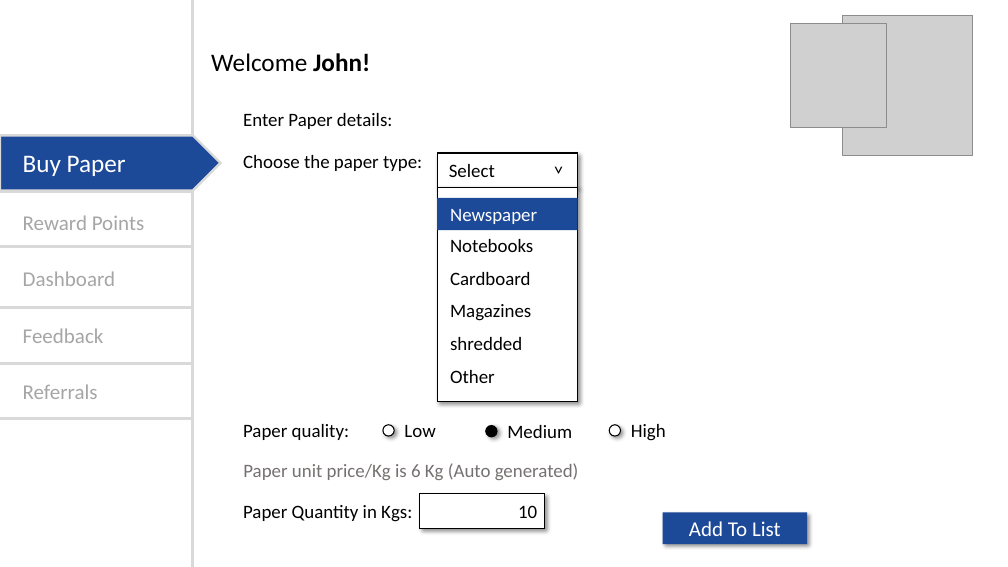
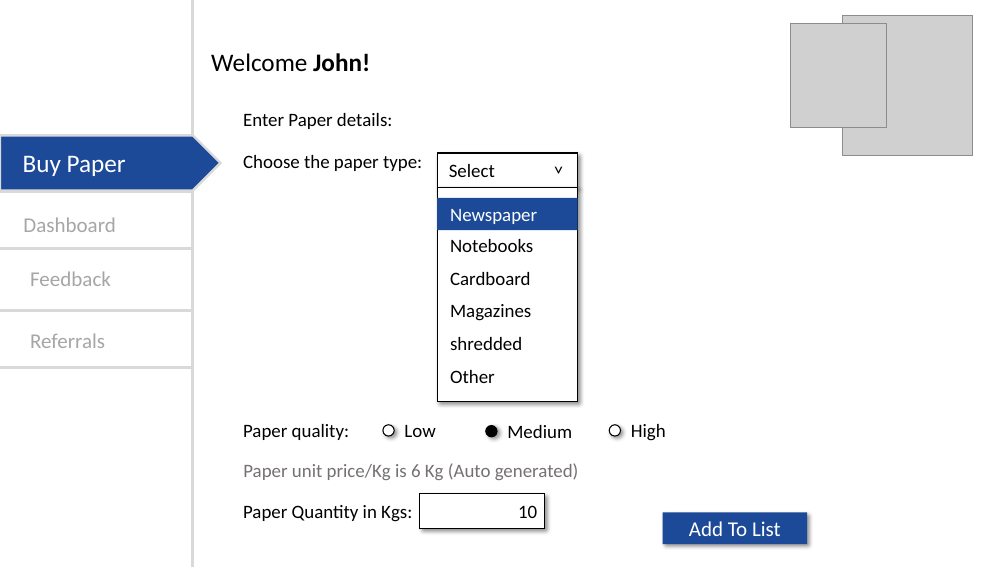
Before and after one commit to Rahul29111993/SATVA, a slide deck: slide 5 of Angular/assets/Satva-BuyPaper.pptx. Drawn at 1008x567 pixels with LibreOffice and Linux fonts; fonts in the diff are those of the drawing; grey boxes stand for pictures. Boxes give left, top, right and bottom in pixels: in the first picture for what was removed or moved away, otherwise in the second. Text is boxed around its words. In the diff, an @@ line names an element or a change of style, - is before the commit and + after.

```diff
--- a/Angular/assets/Satva-BuyPaper.pptx
+++ b/Angular/assets/Satva-BuyPaper.pptx
@@ text "Dashboard": place and size @@
-text "Dashboard" at box(23, 271, 116, 286)
+text "Dashboard" at box(23, 217, 116, 232)
@@ text removed at box(23, 215, 144, 230) @@
-Reward Points
@@ line moved from (0, 308) - (193, 308) to (0, 249) - (193, 249) @@
@@ line removed from (0, 247) to (193, 247) @@
@@ text "Feedback": place and size @@
-text "Feedback" at box(23, 328, 104, 343)
+text "Feedback" at box(30, 271, 111, 286)
@@ line moved from (0, 364) - (193, 364) to (0, 311) - (191, 311) @@
@@ text "Referrals": place and size @@
-text "Referrals" at box(23, 384, 98, 399)
+text "Referrals" at box(30, 333, 105, 348)
@@ line moved from (0, 418) - (193, 418) to (0, 368) - (193, 368) @@
```
Also in this commit, not shown: 8 other slides changed, 1 slide added, 1 slide removed, 13 other files.
